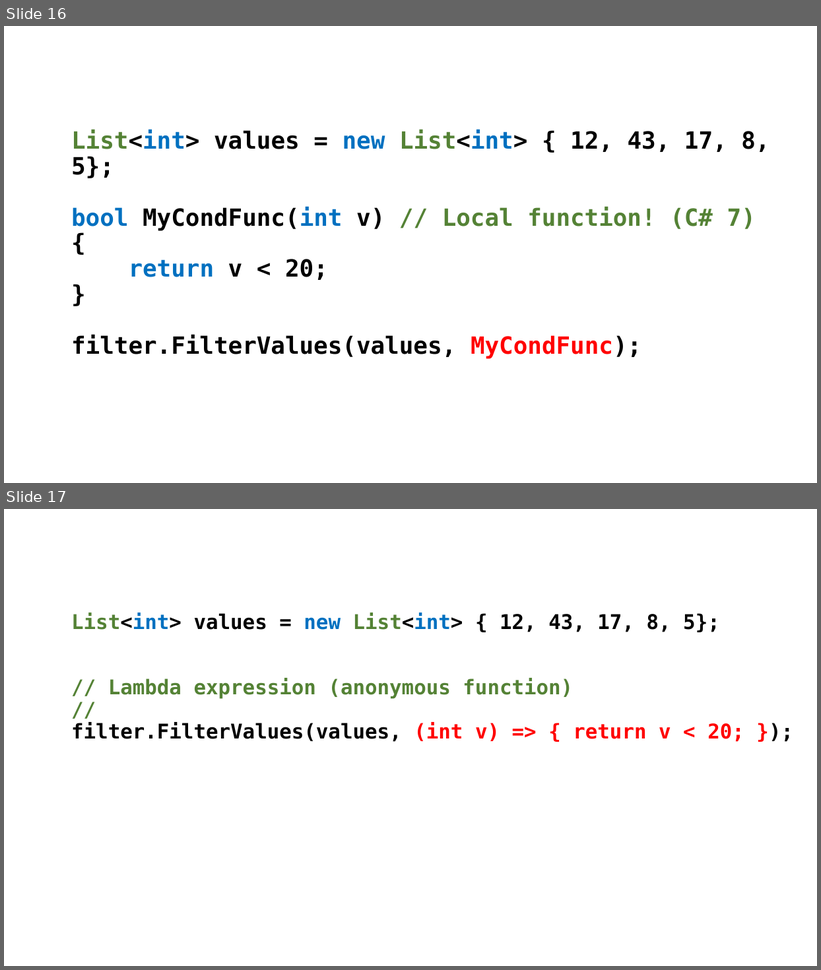
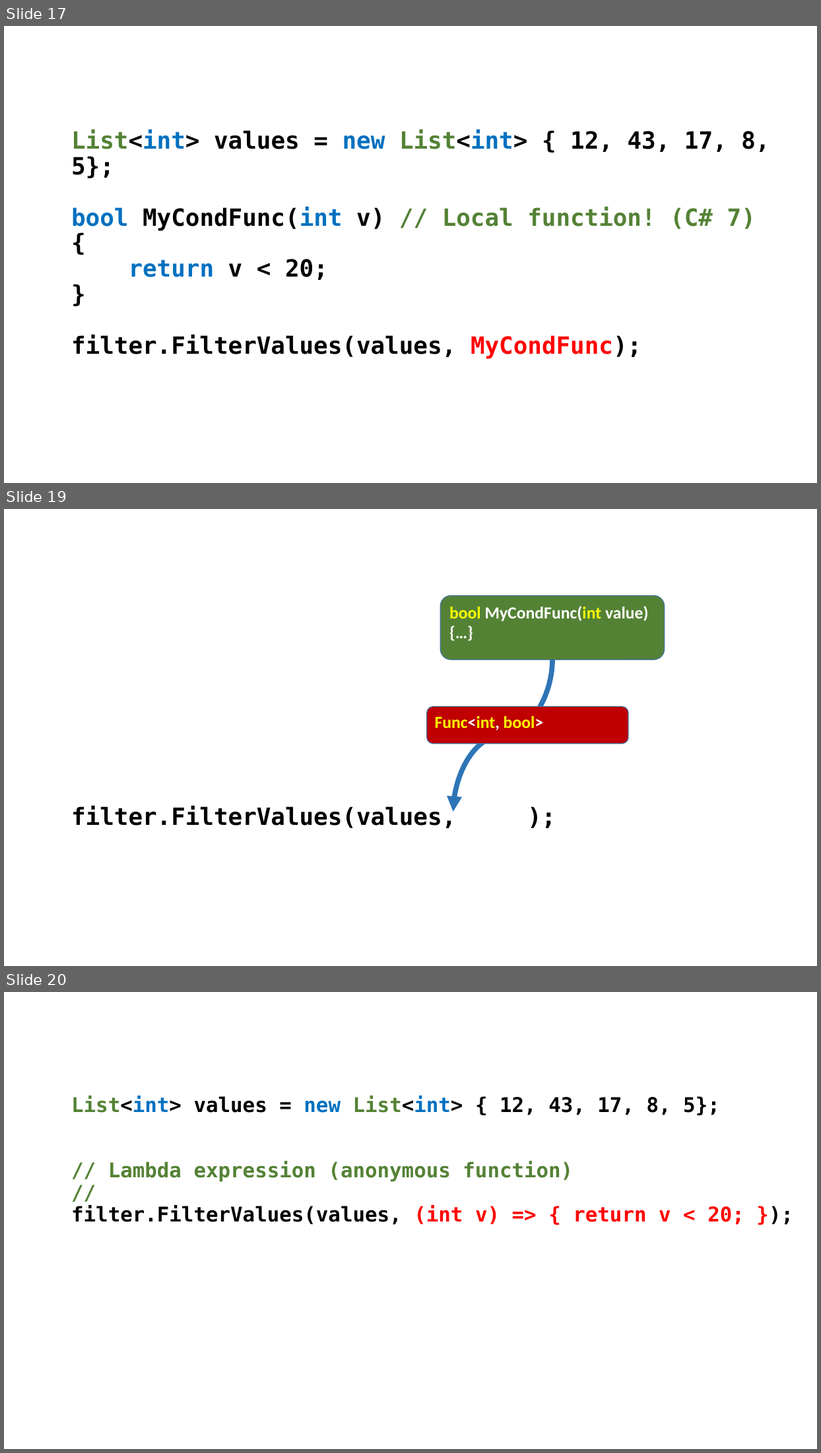
Before and after one commit to perl-easj/OOProg, a slide deck: Chap/OOProg02/Presentations/FuncAsParam.pptx. Shown one above the other, each under a label of ours: slides 16 and 17 before the commit, slides 17, 19 and 20 after it; the slides between them are not shown. The pictures are 821x970 and 821x1453 pixels, drawn with LibreOffice and Linux fonts; fonts in the diff are those of the drawing. Boxes give left, top, right and bottom in pixels: in the first picture for what was removed or moved away, otherwise in the second. Text is boxed around its words. In the diff, an @@ line names an element or a change of style, - is before the commit and + after.

Commit message:
Minor updates to FuncAsParam presentation
Also added very small TypeUniverse presentation

```diff
--- a/Chap/OOProg02/Presentations/FuncAsParam.pptx
+++ b/Chap/OOProg02/Presentations/FuncAsParam.pptx
@@ slide 19 added at bbox=[4, 509, 817, 966], background #FFFFFF @@
@@ rounded rectangle added at bbox=[441, 595, 665, 659], fill #548235, outline #43739E 1 pt, 20 pt, text #FFFFFF, bold @@
+bool MyCondFunc(int value)
+{…}
@@ curved arrow added from (552, 659) to (453, 812), #2E75B6 6 pt @@
@@ rounded rectangle added at bbox=[426, 706, 628, 744], fill #C00000, outline #43739E 1 pt, 20 pt, text #FFFF00, bold @@
+Func<int, bool>
@@ text added at bbox=[71, 806, 456, 828], 28 pt, text #000000, bold @@
+filter.FilterValues(values, );
@@ what was slide 16 is now slide 17 @@
@@ what was slide 17 is now slide 20 @@
```
Also in this commit, not shown: 4 other slides added, 1 other file.
